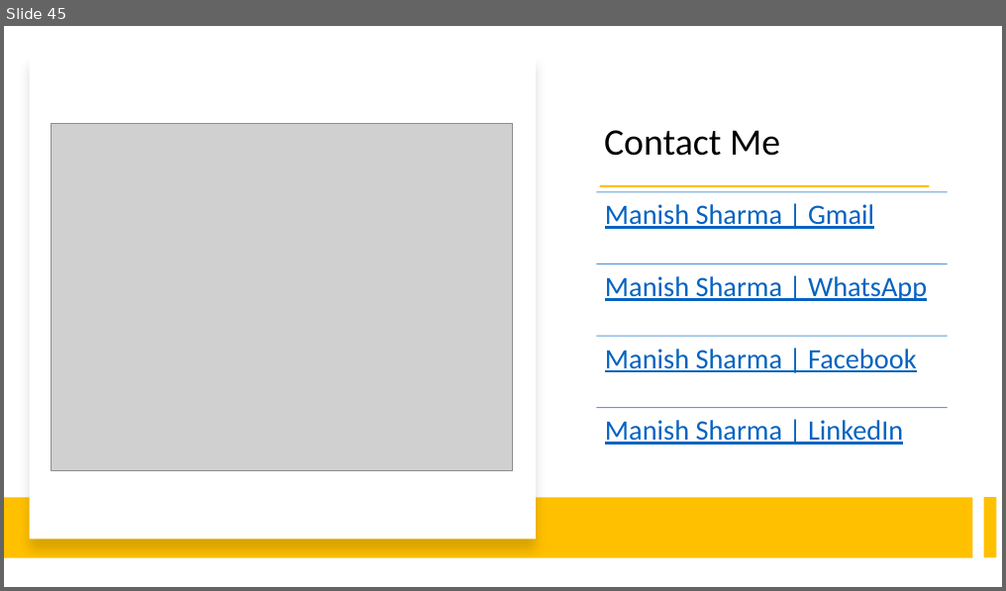
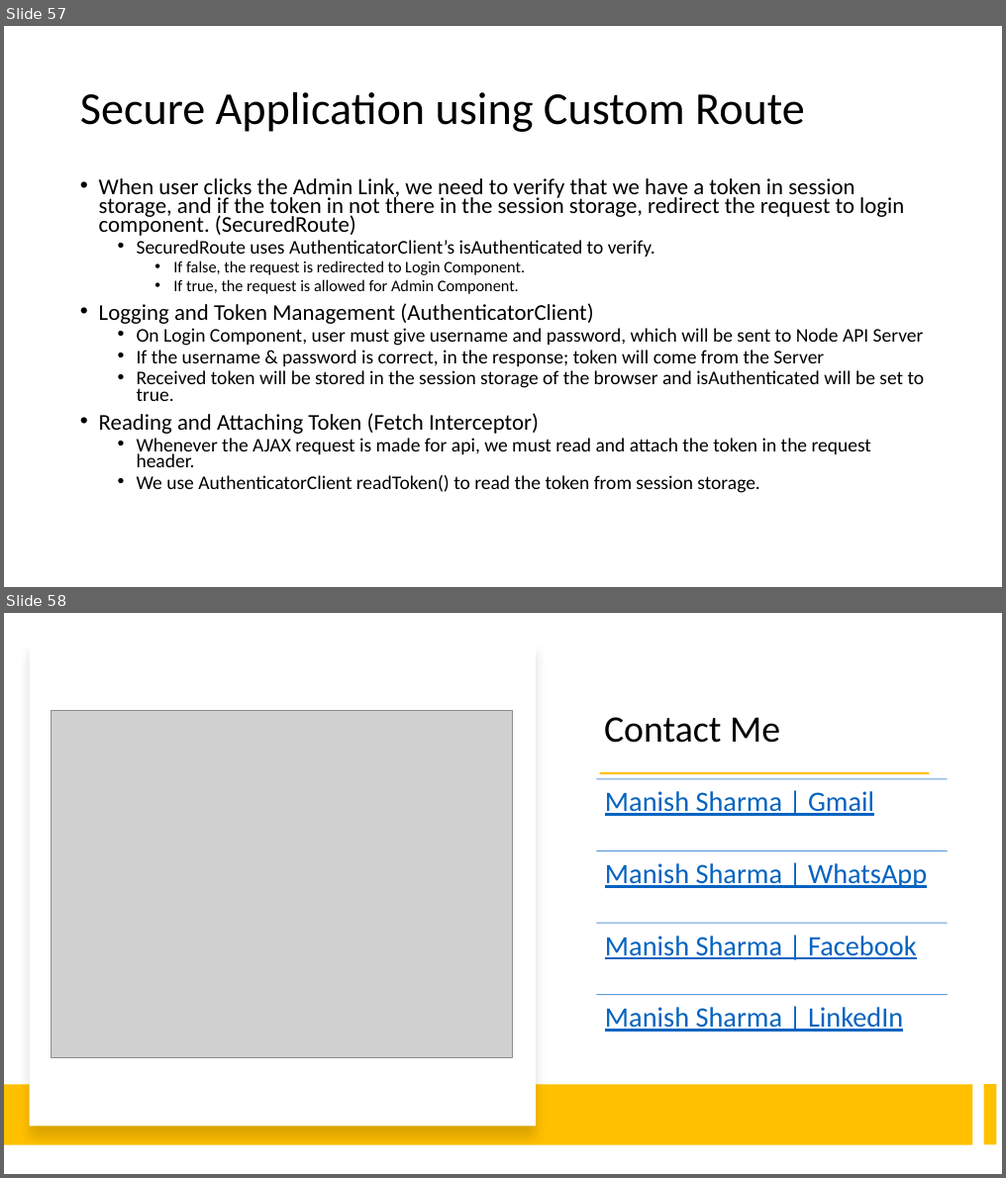
Before and after one commit to rath321/react-training-aug, a slide deck: Notes/React.pptx. Shown one above the other, each under a label of ours: slide 45 before the commit, slides 57 and 58 after it. The pictures are 1006x591 and 1006x1178 pixels, drawn with LibreOffice and Linux fonts; fonts in the diff are those of the drawing; grey boxes stand for pictures. Boxes give left, top, right and bottom in pixels: in the first picture for what was removed or moved away, otherwise in the second. Text is boxed around its words. In the diff, an @@ line names an element or a change of style, - is before the commit and + after.

Commit message:
Updated Slides

```diff
--- a/Notes/React.pptx
+++ b/Notes/React.pptx
@@ slide 57 added at [4,26,1002,587], background #FFFFFF @@
@@ title added at [80,92,805,132], 44 pt, text #000000 @@
+Secure Application using Custom Route
@@ text added at [99,178,925,493], 18.6 pt, text #000000 @@
+• When user clicks the Admin Link, we need to verify that we have a token in session storage, and if the token in not there in the session storage, redirect the request to login component. (SecuredRoute)
+  • SecuredRoute uses AuthenticatorClient’s isAuthenticated to verify.
+    • If false, the request is redirected to Login Component.
+    • If true, the request is allowed for Admin Component.
+• Logging and Token Management (AuthenticatorClient)
+  • On Login Component, user must give username and password, which will be sent to Node API Server
+  • If the username & password is correct, in the response; token will come from the Server
+  • Received token will be stored in the session storage of the browser and isAuthenticated will be set to true.
+• Reading and Attaching Token (Fetch Interceptor)
+  • Whenever the AJAX request is made for api, we must read and attach the token in the request header.
+  • We use AuthenticatorClient readToken() to read the token from session storage.
@@ what was slide 45 is now slide 58 @@
```
Also in this commit, not shown: 12 other slides added.
